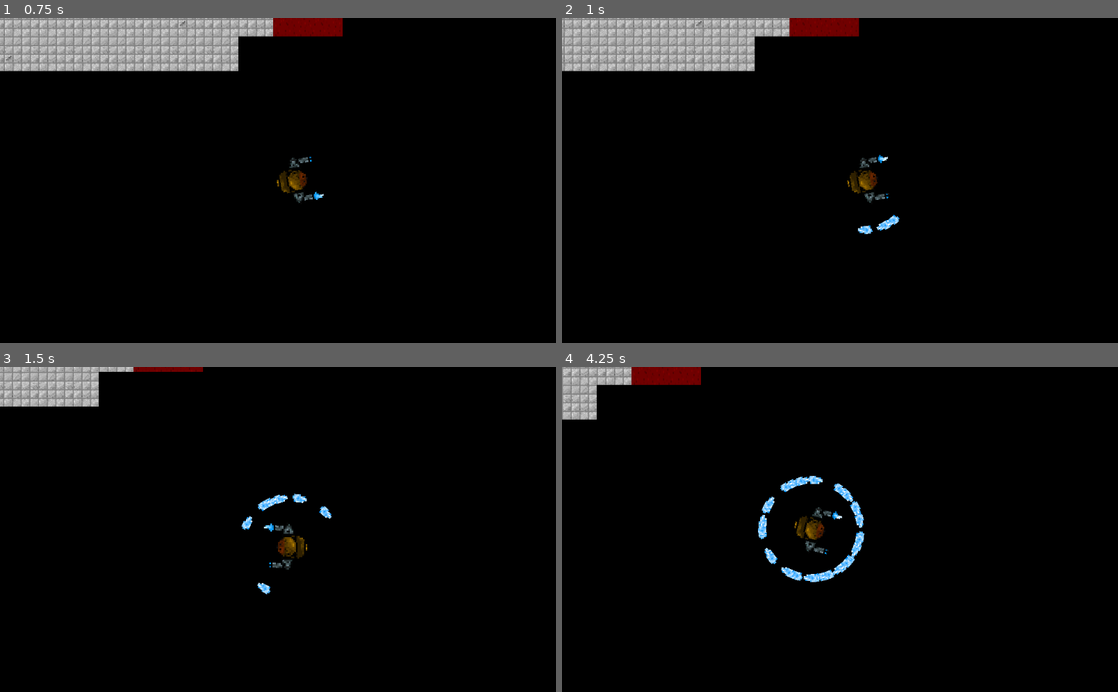
Above: before the commit, frames 1-4 (two rows, left to right).
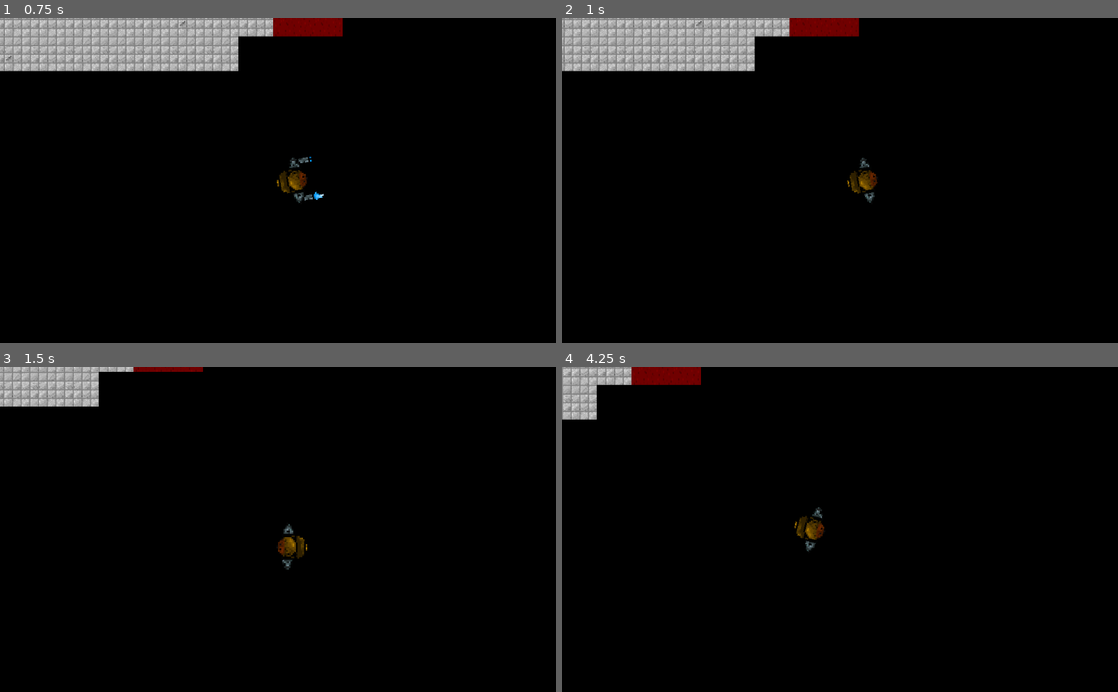
Above: after the commit, the same moments.

Repository: Bios-Marcel/top-down-pew-pew
Game: Godot game, scene res://world.tscn
Same seed, same stepped clock (60 frames per second), same inputs: the game is played once before the commit and once after it.
Inputs (mouse positions are in pixels of both pictures, inside the frame that each line leads up to):
- Up to frame 1 (0.75 s): tap Enter at 0.5 s; move the mouse to (400, 164) at 0.52 s; hold Right (ui_right) from 0.53 s (still down); click (400, 164) at 0.67 s
- Up to frame 2 (1 s): keep holding Right (ui_right)
- Up to frame 3 (1.5 s): move the mouse to (166, 545) at 1.27 s; release Right (ui_right) at 1.28 s; hold Down (ui_down) from 1.28 s (still down)
- Up to frame 4 (4.25 s): move the mouse to (895, 458) at 2.02 s; release Down (ui_down) at 2.03 s; hold Right (ui_right) 2.03-2.78 s; move the mouse to (812, 594) at 2.77 s; hold Up (ui_up) 2.78-3.53 s; click (812, 594) at 2.92 s; move the mouse to (1006, 578) at 3.52 s; hold Left (ui_left) from 3.53 s (still down)

Frame 1 is identical in both runs. In frame 2, 0.2% of the frame differs, in the area x 53-61%, y 42-67%; in frame 3, 0.4%; in frame 4, 1.2%, in the area x 35-55%, y 33-67%.

Commit message:
Fix shooting animation

Diff:
--- a/player.gd
+++ b/player.gd
@@ -5,6 +5,7 @@
 
 # Stores the motion/direction the user is currently moving towards.
 var motion = Vector2(0, 0)
+var nullVector = Vector2()
 
 var shooting = false setget set_shooting
 
@@ -37,9 +38,10 @@
 		motion.x = lerp(motion.x, 0.0, 0.2)
 
 	# If there's any movement to make, do so. Otherwise, make the player idle.
-	if motion != Vector2():
+	if motion != nullVector:
 		move_and_slide(motion)
-	else:
+
+	if !shooting:
 		$Sprite.play("idle")
 
 func processViewAngle():
--- a/world.tscn
+++ b/world.tscn
@@ -4,7 +4,7 @@
 [ext_resource path="res://stoneground.tres" type="TileSet" id=2]
 [ext_resource path="res://player.tscn" type="PackedScene" id=3]
 
-[node name="TheWorldo" type="Node"]
+[node name="TheWorldo" type="Node" index="0"]
 
 script = ExtResource( 1 )
 _sections_unfolded = [ "Pause" ]
